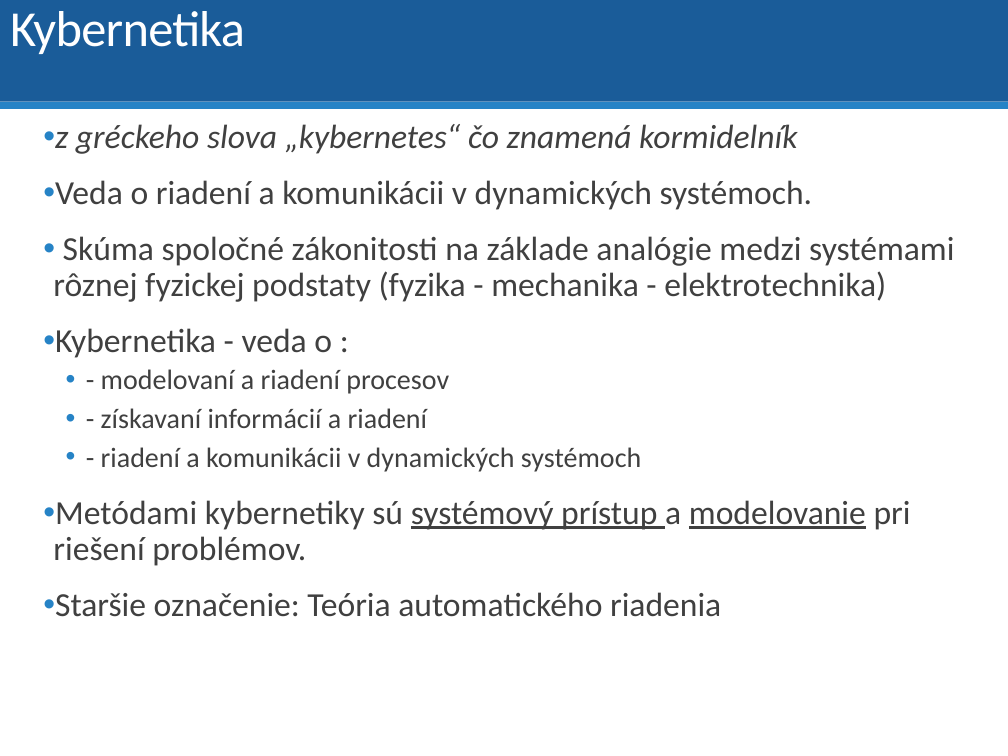
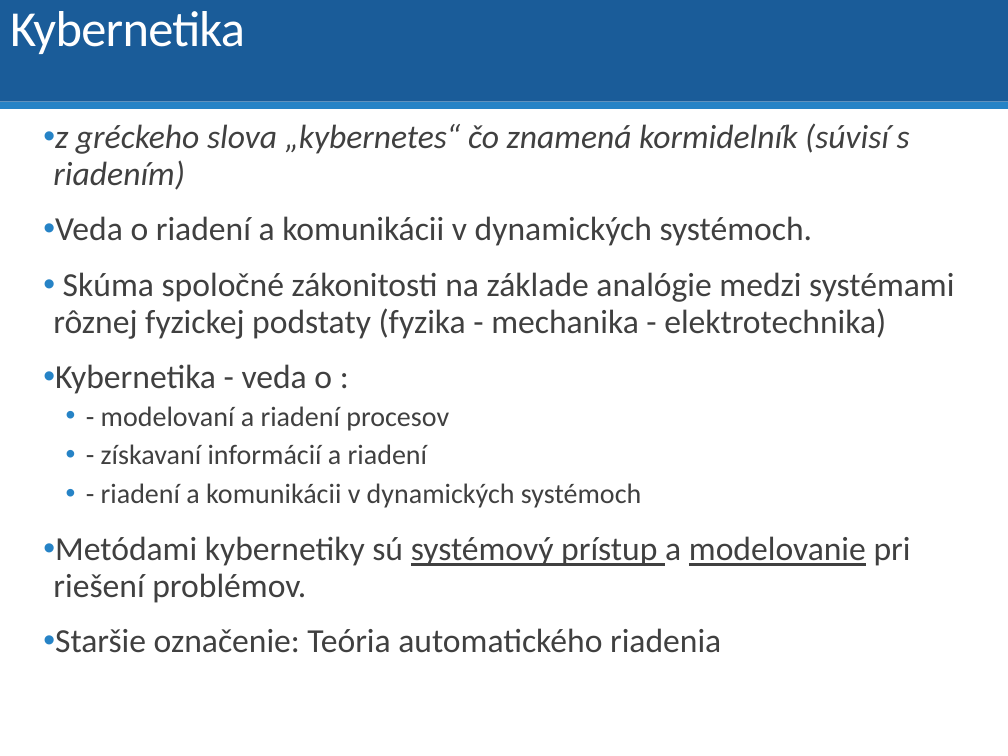
Before and after one commit to dodekm/TeamProjektKybernetika, a slide deck: slide 2 of Nove prednasky/P01_02_03_dynamika_dif_rovnice_LPT_prenosova_funkcia_modelovanie.pptx. Drawn at 1008x756 pixels with LibreOffice and Linux fonts; fonts in the diff are those of the drawing. Boxes give left, top, right and bottom in pixels: in the first picture for what was removed or moved away, otherwise in the second. Text is boxed around its words. In the diff, an @@ line names an element or a change of style, - is before the commit and + after.

```diff
--- a/Nove prednasky/P01_02_03_dynamika_dif_rovnice_LPT_prenosova_funkcia_modelovanie.pptx
+++ b/Nove prednasky/P01_02_03_dynamika_dif_rovnice_LPT_prenosova_funkcia_modelovanie.pptx
@@ text at box(53, 123, 910, 190): text changed @@
-• z gréckeho slova „kybernetes“ čo znamená kormidelník
+• z gréckeho slova „kybernetes“ čo znamená kormidelník (súvisí s riadením)
```
Also in this commit, not shown: 5 other slides changed, 2 other files.
